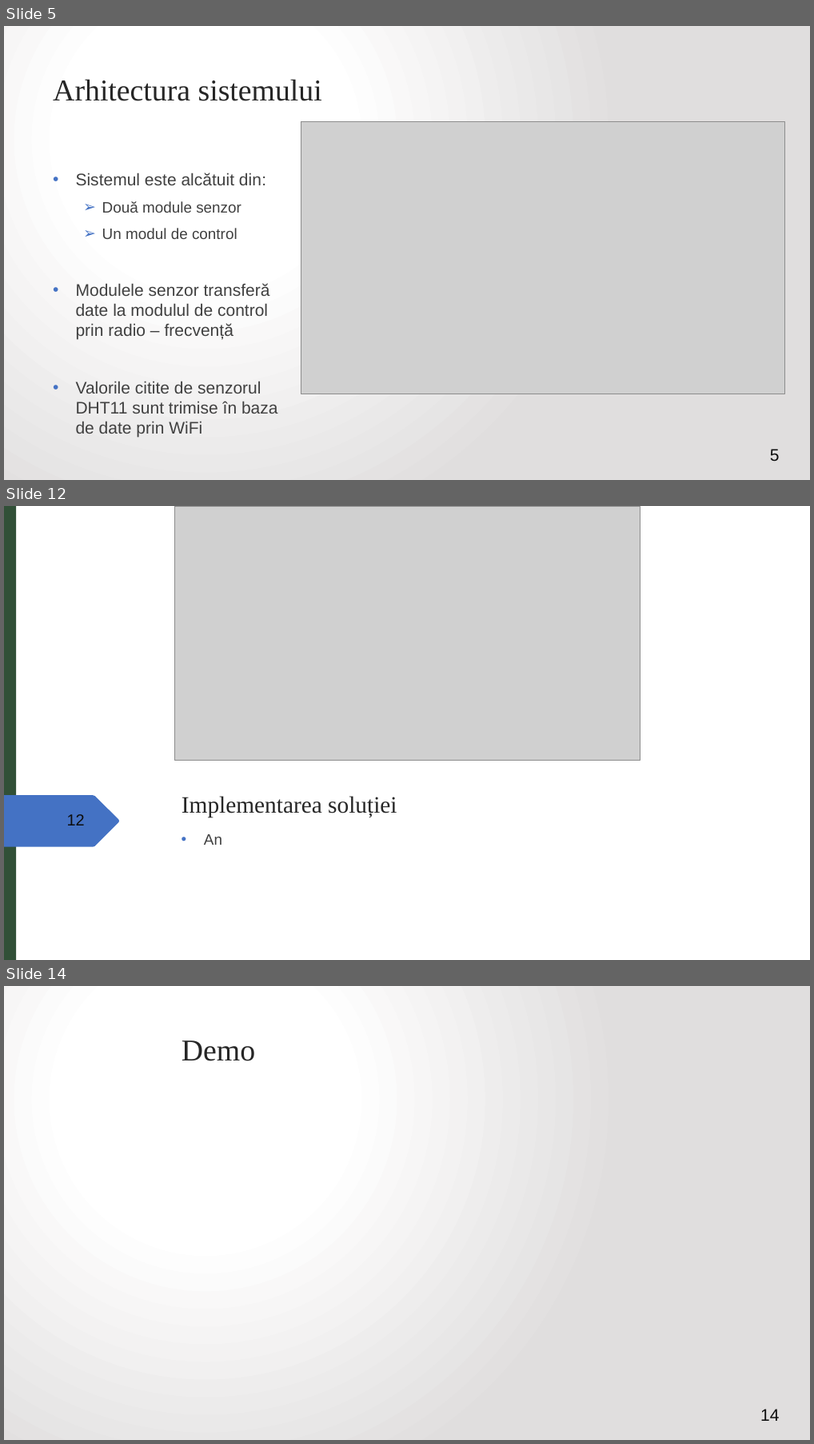
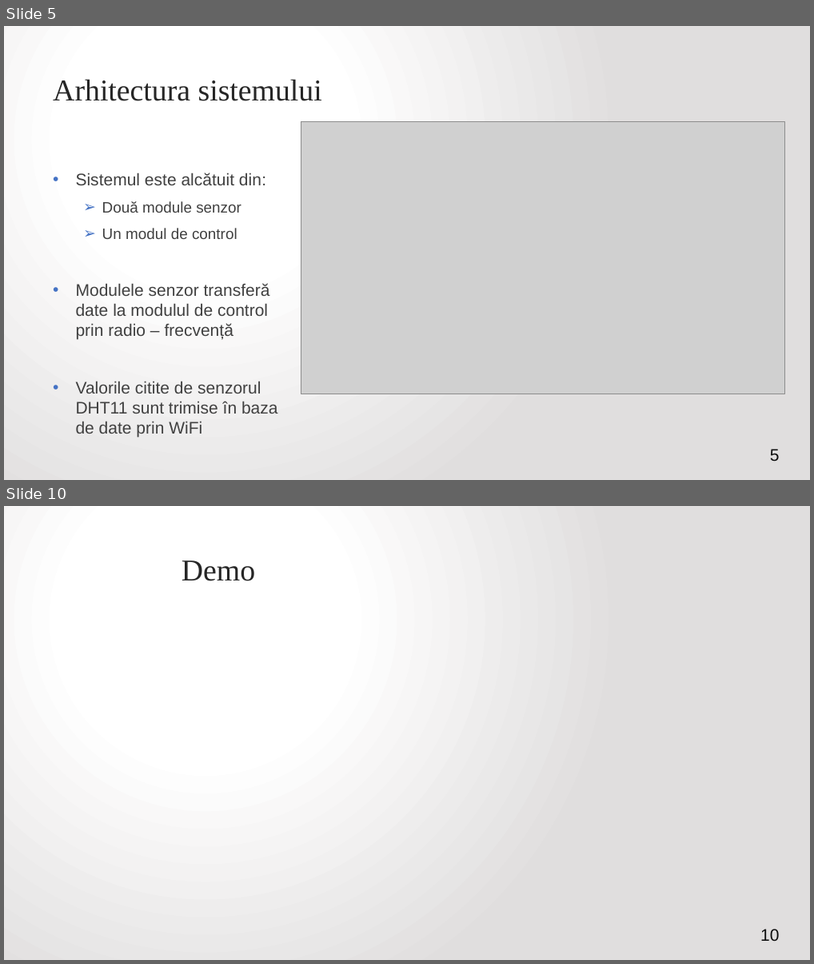
Before and after one commit to VitomirDragan/TemperatureManagement-IOT-, a slide deck: Prezentare/Termostat inteligent controlat printr-o aplicație web.pptx. Shown one above the other, each under a label of ours: slides 5, 12 and 14 before the commit, slides 5 and 10 after it; the slides between them are not shown. The pictures are 814x1444 and 814x964 pixels, drawn with LibreOffice and Linux fonts; fonts in the diff are those of the drawing; grey boxes stand for pictures. Boxes give left, top, right and bottom in pixels: in the first picture for what was removed or moved away, otherwise in the second. Text is boxed around its words. In the diff, an @@ line names an element or a change of style, - is before the commit and + after.

```diff
--- a/Prezentare/Termostat inteligent controlat printr-o aplicație web.pptx
+++ b/Prezentare/Termostat inteligent controlat printr-o aplicație web.pptx
@@ slide 12 removed at bbox=[4, 506, 810, 960], background #FFFFFF @@
@@ rectangle removed at bbox=[4, 506, 16, 960] @@
@@ picture removed at bbox=[174, 506, 641, 760] @@
@@ freeform shape removed at bbox=[4, 795, 119, 847] @@
@@ page number removed at bbox=[67, 814, 85, 825] @@
-12
@@ title removed at bbox=[182, 796, 397, 818] @@
-Implementarea soluției
@@ text removed at bbox=[204, 834, 222, 844] @@
-• An
@@ what was slide 14 is now slide 10 @@
@@ page number at bbox=[761, 928, 779, 940]: text changed @@
-14
+10
```
Also in this commit, not shown: 4 slides changed, 2 slides added, 5 other slides removed, 10 other files.
